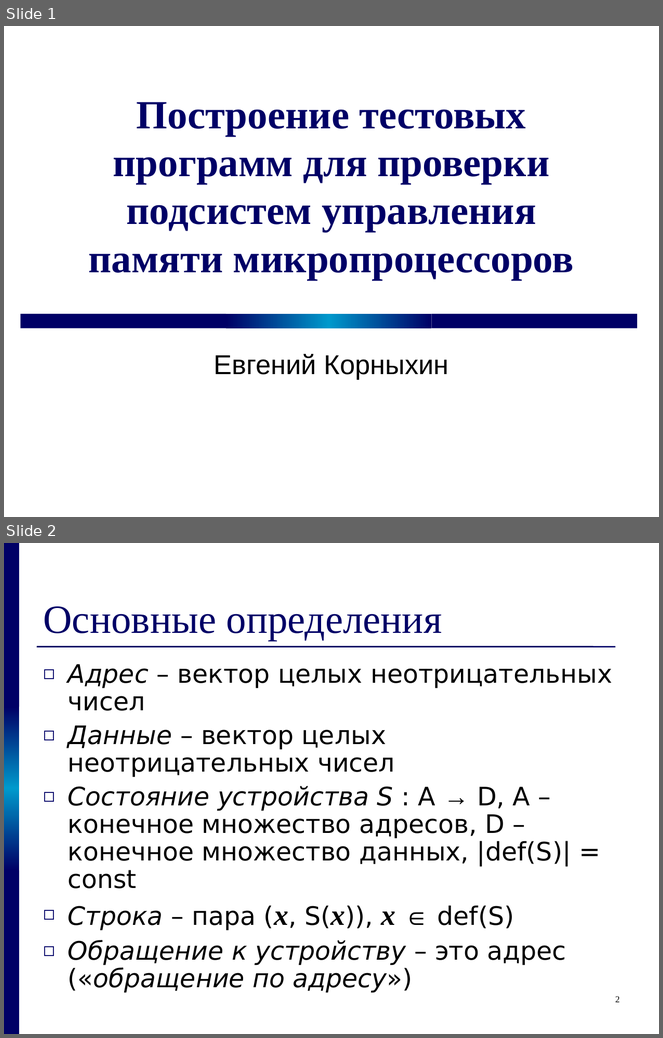
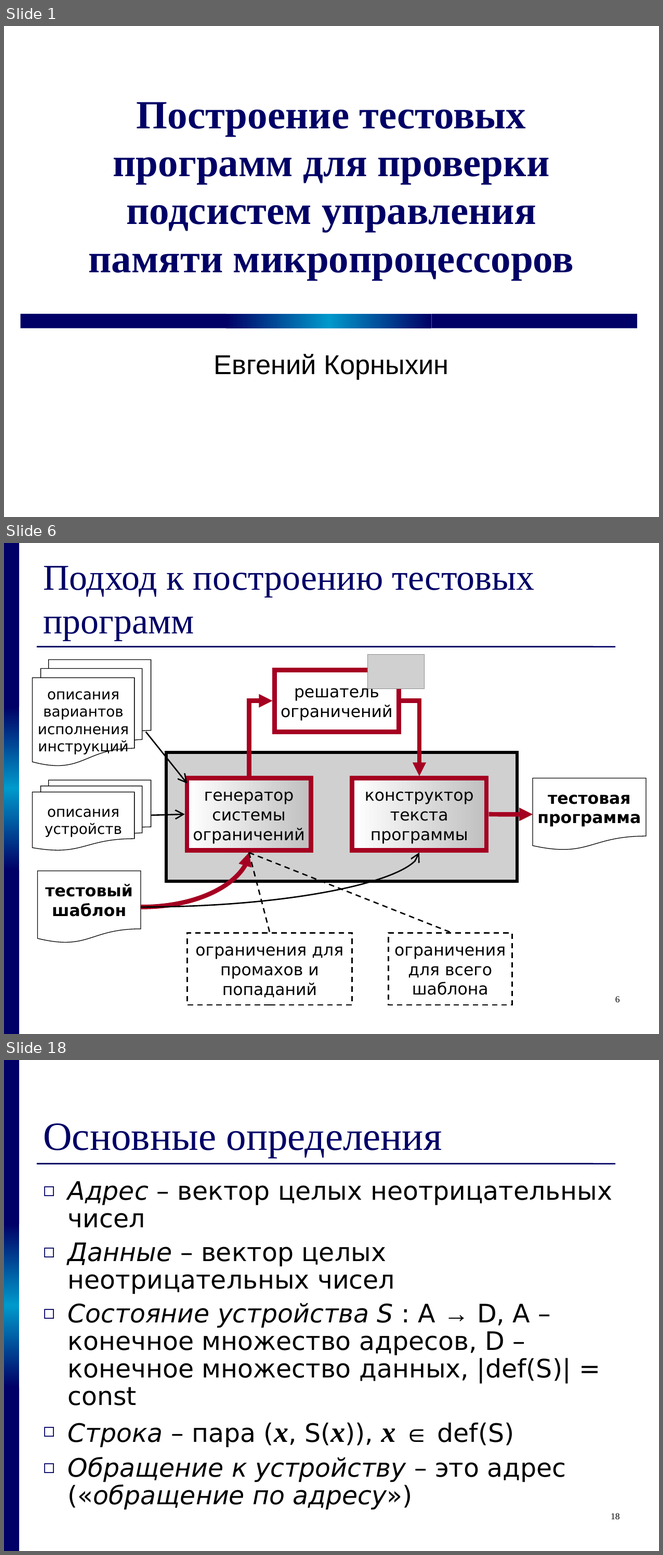
Before and after one commit to kornevgen/tesla-project, a slide deck: papers/THESIS/talks/z2611.ppt. Shown one above the other, each under a label of ours: slides 1 and 2 before the commit, slides 1, 6 and 18 after it; the slides between them are not shown. The pictures are 663x1038 and 663x1555 pixels, drawn with LibreOffice and Linux fonts; fonts in the diff are those of the drawing; grey boxes stand for pictures. Boxes give left, top, right and bottom in pixels: in the first picture for what was removed or moved away, otherwise in the second. Text is boxed around its words. In the diff, an @@ line names an element or a change of style, - is before the commit and + after.

```diff
--- a/papers/THESIS/talks/z2611.ppt
+++ b/papers/THESIS/talks/z2611.ppt
@@ slide 6 added at [4, 543, 659, 1034], background #FFFFFF; not listed: 4 template elements that a slide beside it also shows @@
@@ title added at [43, 566, 535, 640], 40 pt, text #000066 @@
+Подход к построению тестовых программ
@@ flow chart multidocument added at [32, 659, 151, 766], outline #000000 0.74 pt, 16 pt, text #000000 @@
+описания
+вариантов
+исполнения
+инструкций
@@ picture added at [367, 654, 425, 689] @@
@@ rectangle added at [274, 670, 399, 732], outline #A50021 4.99 pt, 18 pt, text #000000 @@
+решатель
+ограничений
@@ elbow arrow added from (249, 776) to (273, 701), #A50021 4.99 pt @@
@@ elbow arrow added from (401, 701) to (419, 776), #A50021 4.99 pt @@
@@ arrow added from (145, 732) to (188, 783), #000000 1.5 pt @@
@@ picture added at [166, 753, 518, 882] @@
@@ flow chart multidocument added at [32, 780, 151, 850], outline #000000 0.74 pt, 16 pt, text #000000 @@
+описания
+устройств
@@ rectangle added at [187, 778, 311, 850], fill gradient #C0C0C0 to #FFFFFF, outline #A50021 4.99 pt, 18 pt, text #000000 @@
+генератор
+системы
+ограничений
@@ rectangle added at [352, 778, 486, 850], fill gradient #C0C0C0 to #FFFFFF, outline #A50021 4.99 pt, 18 pt, text #000000 @@
+конструктор
+текста
+программы
@@ flow chart document added at [533, 778, 646, 850], outline #000000 0.74 pt, 18 pt, text #000000, bold @@
+тестовая
+программа
@@ arrow added from (151, 815) to (185, 814), #000000 1.5 pt @@
@@ arrow added from (489, 814) to (533, 814), #A50021 4.99 pt @@
@@ curved arrow added from (141, 908) to (249, 853), #A50021 4.99 pt @@
@@ curved arrow added from (141, 908) to (419, 853), #000000 1.5 pt @@
@@ line added from (249, 853) to (270, 933), #000000 1.5 pt dashed @@
@@ line added from (249, 853) to (450, 932), #000000 1.5 pt dashed @@
@@ flow chart document added at [37, 871, 140, 943], outline #000000 0.74 pt, 18 pt, text #000000, bold @@
+тестовый
+шаблон
@@ rectangle added at [188, 934, 352, 1006], outline #000000 1.5 pt dashed, 18 pt, text #000000 @@
+ограничения для
+промахов и
+попаданий
@@ rectangle added at [389, 933, 513, 1005], outline #000000 1.5 pt dashed, 18 pt, text #000000 @@
+ограничения
+для всего
+шаблона
@@ page number added at [616, 996, 620, 1003], 10 pt, text #000000 @@
+6
@@ what was slide 2 is now slide 18 @@
@@ page number at [611, 1513, 620, 1520]: text changed @@
-2
+18
```
Also in this commit, not shown: 1 slide changed, 16 other slides added, 3 slides removed.
